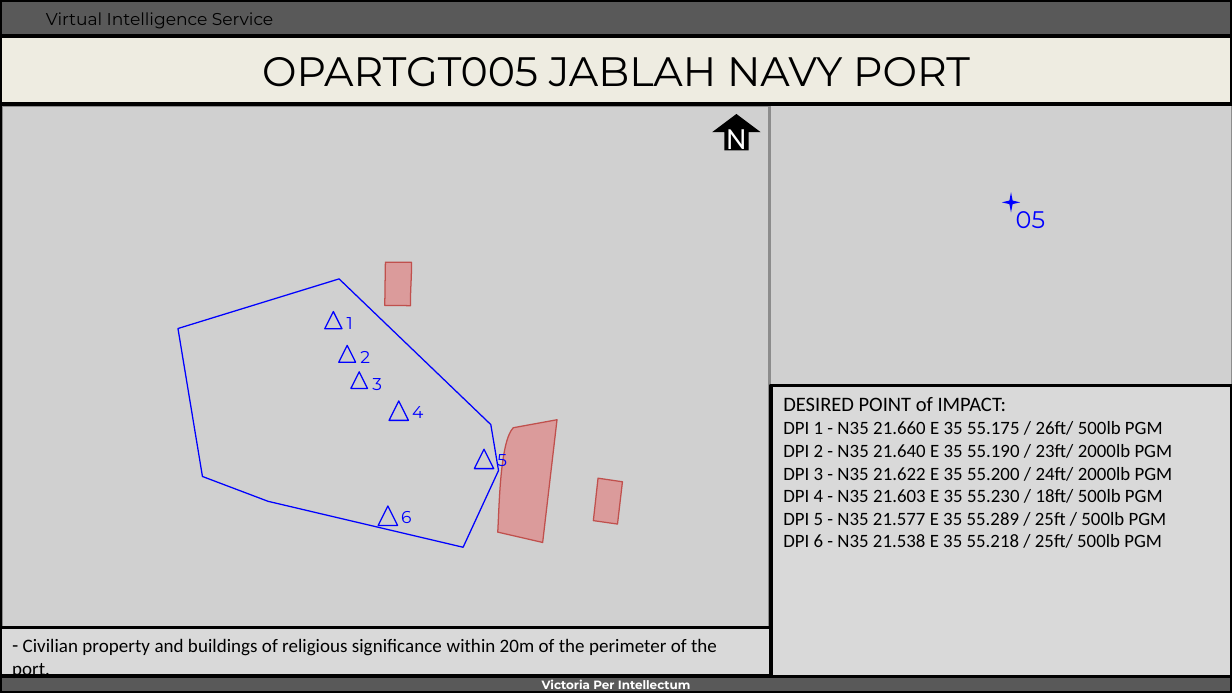
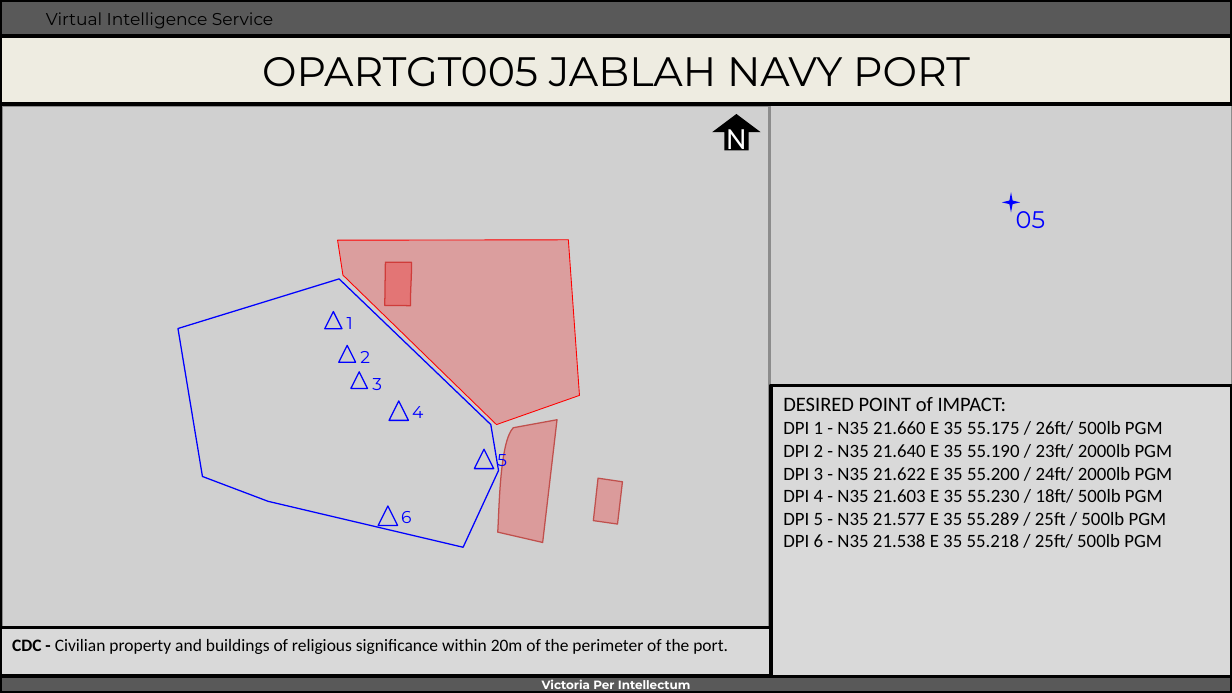
Before and after one commit to 132nd-vWing/OPAR-Brief, a slide deck: slide 1 of UNDER DEVELOPMENT/OPAR Version 2/JESTER/OPARTGT005 JABLAH NAVY PORT.pptx. Drawn at 1232x693 pixels with LibreOffice and Linux fonts; fonts in the diff are those of the drawing; grey boxes stand for pictures; background and template pictures are left out. Boxes give left, top, right and bottom in pixels: in the first picture for what was removed or moved away, otherwise in the second. Text is boxed around its words. In the diff, an @@ line names an element or a change of style, - is before the commit and + after.

```diff
--- a/UNDER DEVELOPMENT/OPAR Version 2/JESTER/OPARTGT005 JABLAH NAVY PORT.pptx
+++ b/UNDER DEVELOPMENT/OPAR Version 2/JESTER/OPARTGT005 JABLAH NAVY PORT.pptx
@@ freeform shape added at box(338, 240, 579, 425), fill #FF0000 at 24% opacity, outline #FF0000 0.5 pt @@
@@ text in rectangle at box(12, 639, 728, 654): text changed; size 11.1 to 10.2 pt @@
-– Civilian property and buildings of religious significance within 20m of the perimeter of the port.
+CDC - Civilian property and buildings of religious significance within 20m of the perimeter of the port.
```
Also in this commit, not shown: 2 other files.
